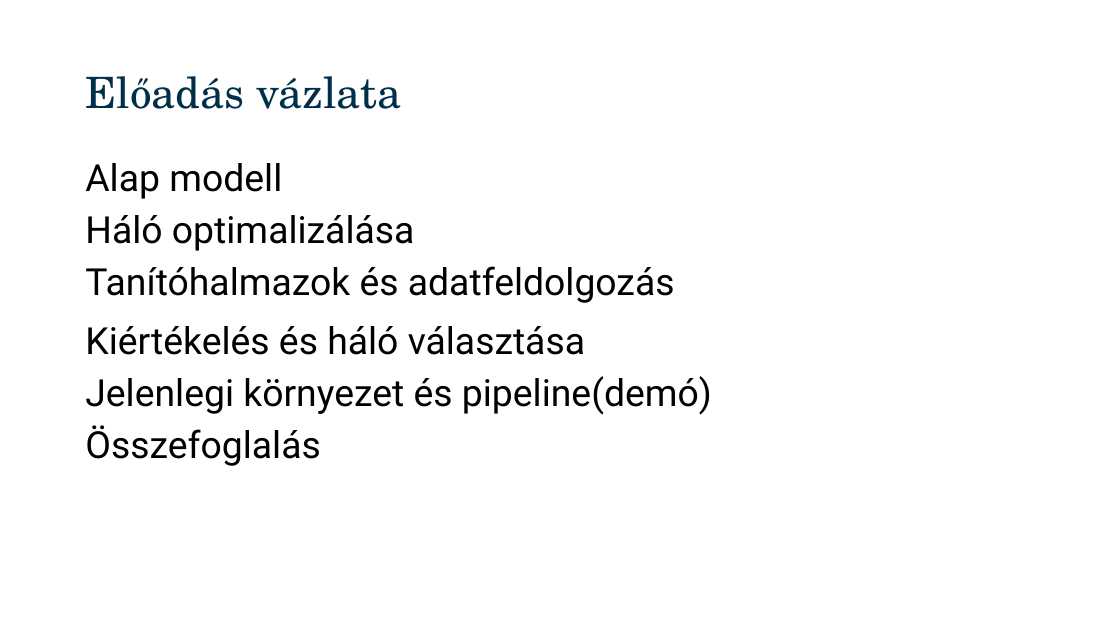
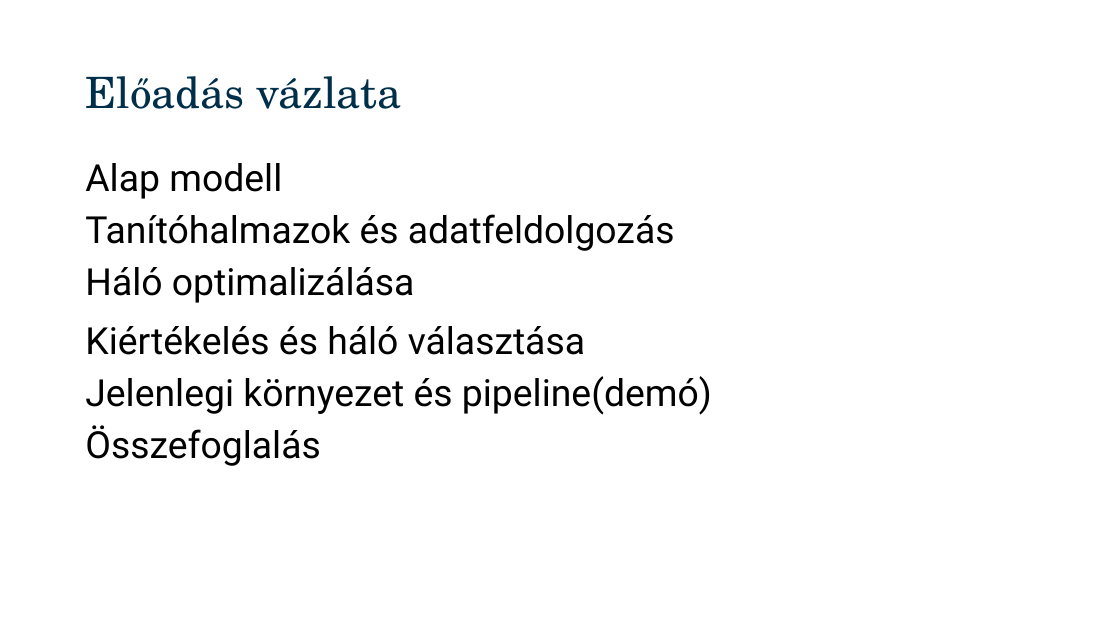
Before and after one commit to HerQ04/Melytanulas, a slide deck: slide 2 of Presentation.pptx. Drawn at 1120x630 pixels with LibreOffice and Linux fonts; fonts in the diff are those of the drawing. Boxes give left, top, right and bottom in pixels: in the first picture for what was removed or moved away, otherwise in the second. Text is boxed around its words. In the diff, an @@ line names an element or a change of style, - is before the commit and + after.

Commit message:
Presentation typo fix

```diff
--- a/Presentation.pptx
+++ b/Presentation.pptx
@@ text at (x1=85, y1=214, x2=675, y2=251): paragraph added @@
+Tanítóhalmazok és adatfeldolgozás
@@ text at (x1=85, y1=266, x2=675, y2=303): paragraph removed @@
-Tanítóhalmazok és adatfeldolgozás
```
Also in this commit, not shown: 1 other slide changed, 1 other file.
